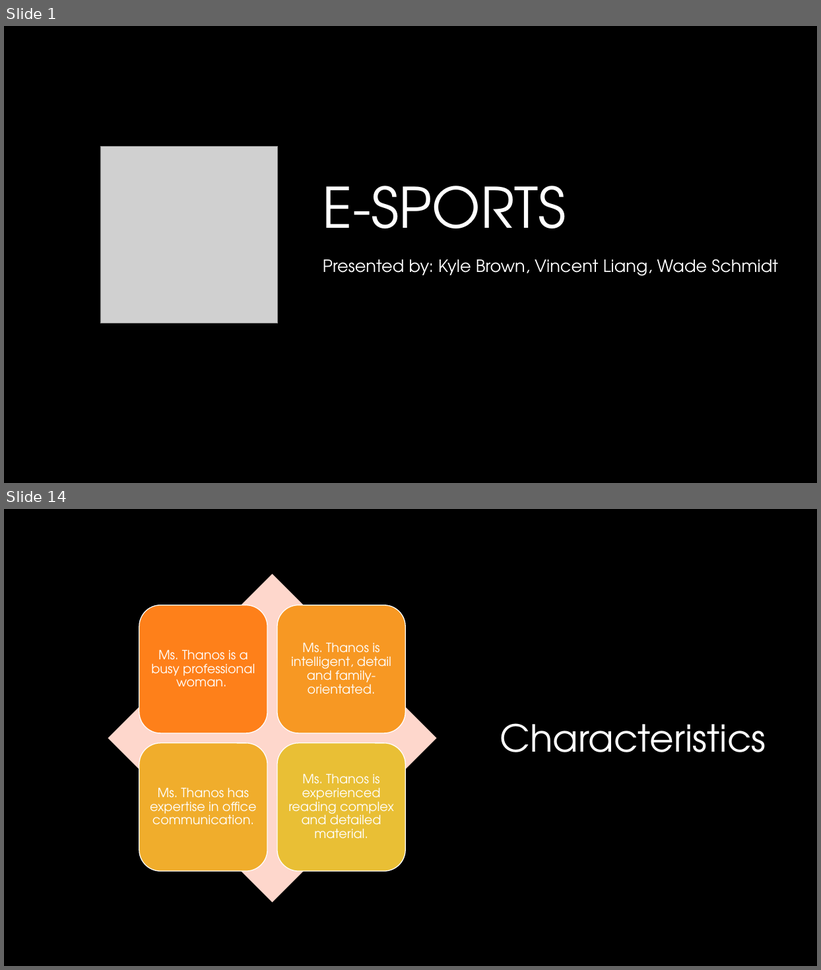
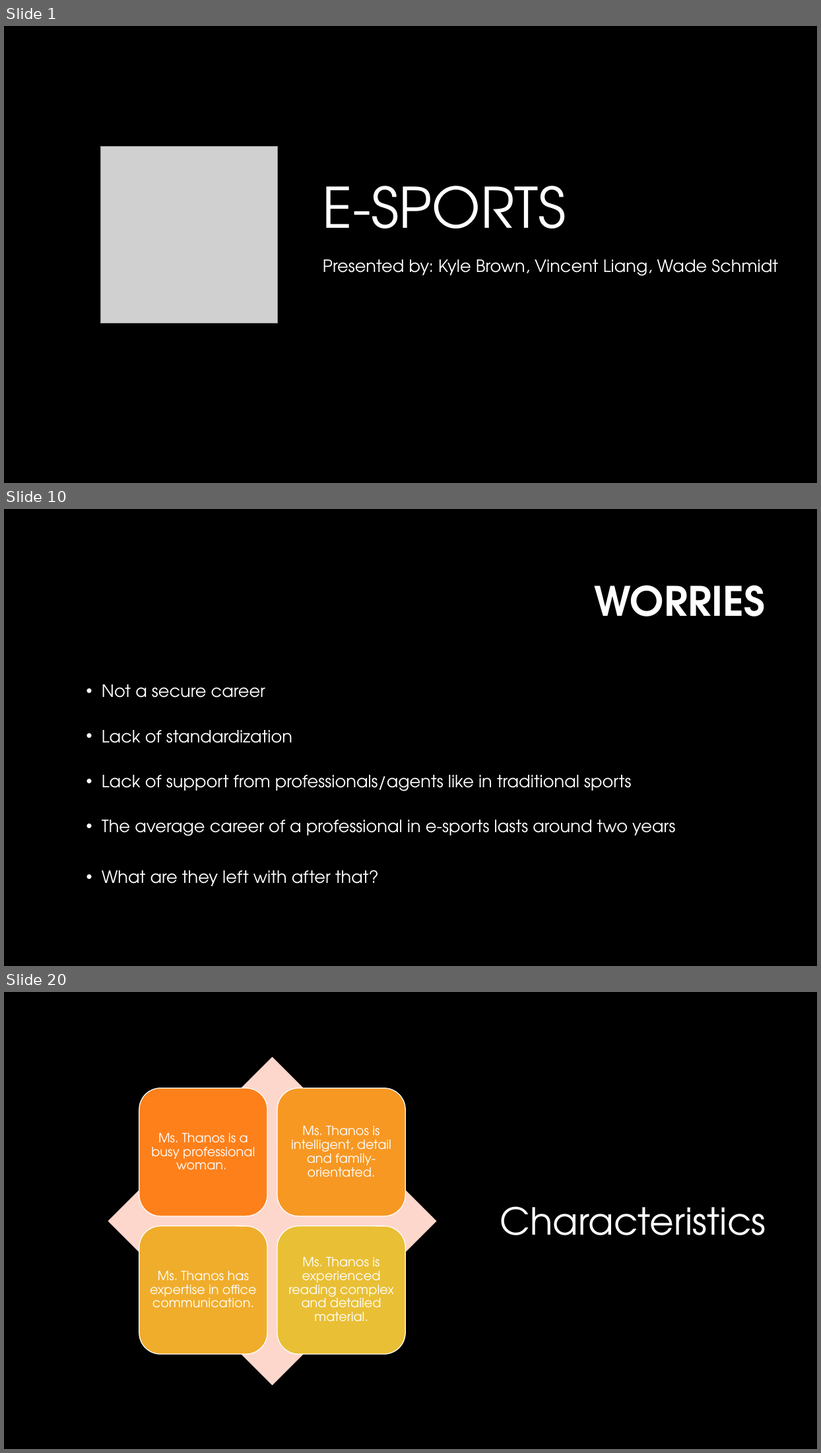
Before and after one commit to vinceleg/lab04_repo, a slide deck: dtc_team16_pitch_presentation.pptx. Shown one above the other, each under a label of ours: slides 1 and 14 before the commit, slides 1, 10 and 20 after it; the slides between them are not shown. The pictures are 821x970 and 821x1453 pixels, drawn with LibreOffice and Linux fonts; fonts in the diff are those of the drawing; grey boxes stand for pictures; background and template pictures are left out. Boxes give left, top, right and bottom in pixels: in the first picture for what was removed or moved away, otherwise in the second. Text is boxed around its words. In the diff, an @@ line names an element or a change of style, - is before the commit and + after.

```diff
--- a/dtc_team16_pitch_presentation.pptx
+++ b/dtc_team16_pitch_presentation.pptx
@@ slide 10 added at (4, 509, 817, 966), background #000000 @@
@@ title added at (594, 585, 765, 617), 48 pt, text #FFFFFF, bold @@
+WORRIES
@@ text added at (102, 685, 675, 887), 20 pt, text #FFFFFF @@
+  • Not a secure career
+  • Lack of standardization
+  • Lack of support from professionals/agents like in traditional sports
+  • The average career of a professional in e-sports lasts around two years
+  • What are they left with after that?
@@ what was slide 14 is now slide 20 @@
```
Also in this commit, not shown: 18 slides changed, 9 other slides added, 4 slides removed.
